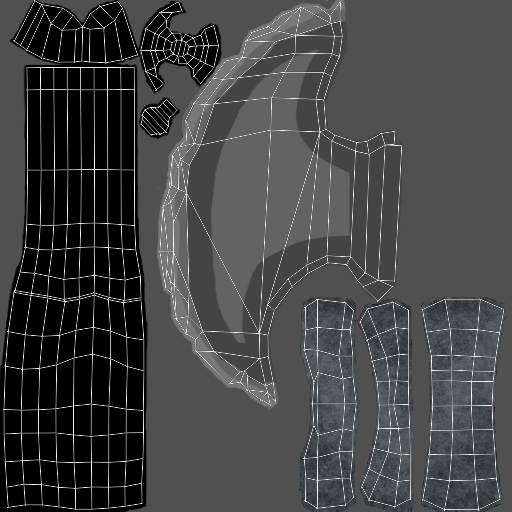
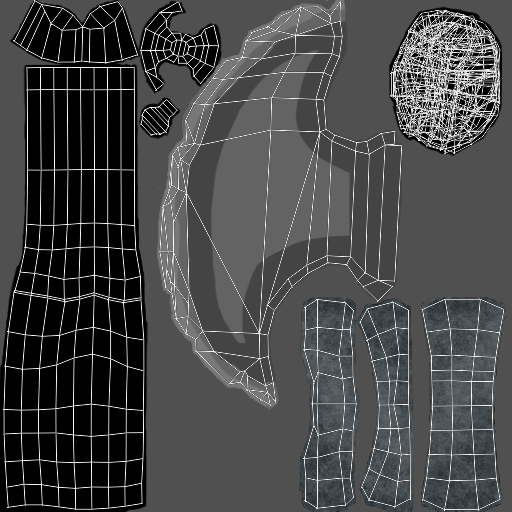
Layered file, before and after one edit (512px x 512px). Changes by layer:
added layer "Equipment_Axe UV's" above "UV's" over box(3, 0, 505, 511)
added group "Gems op stok" with 1 layers above "BG" over box(388, 6, 503, 157)
added layer "Laag 9" in group "Gems op stok" over box(388, 6, 503, 157)
